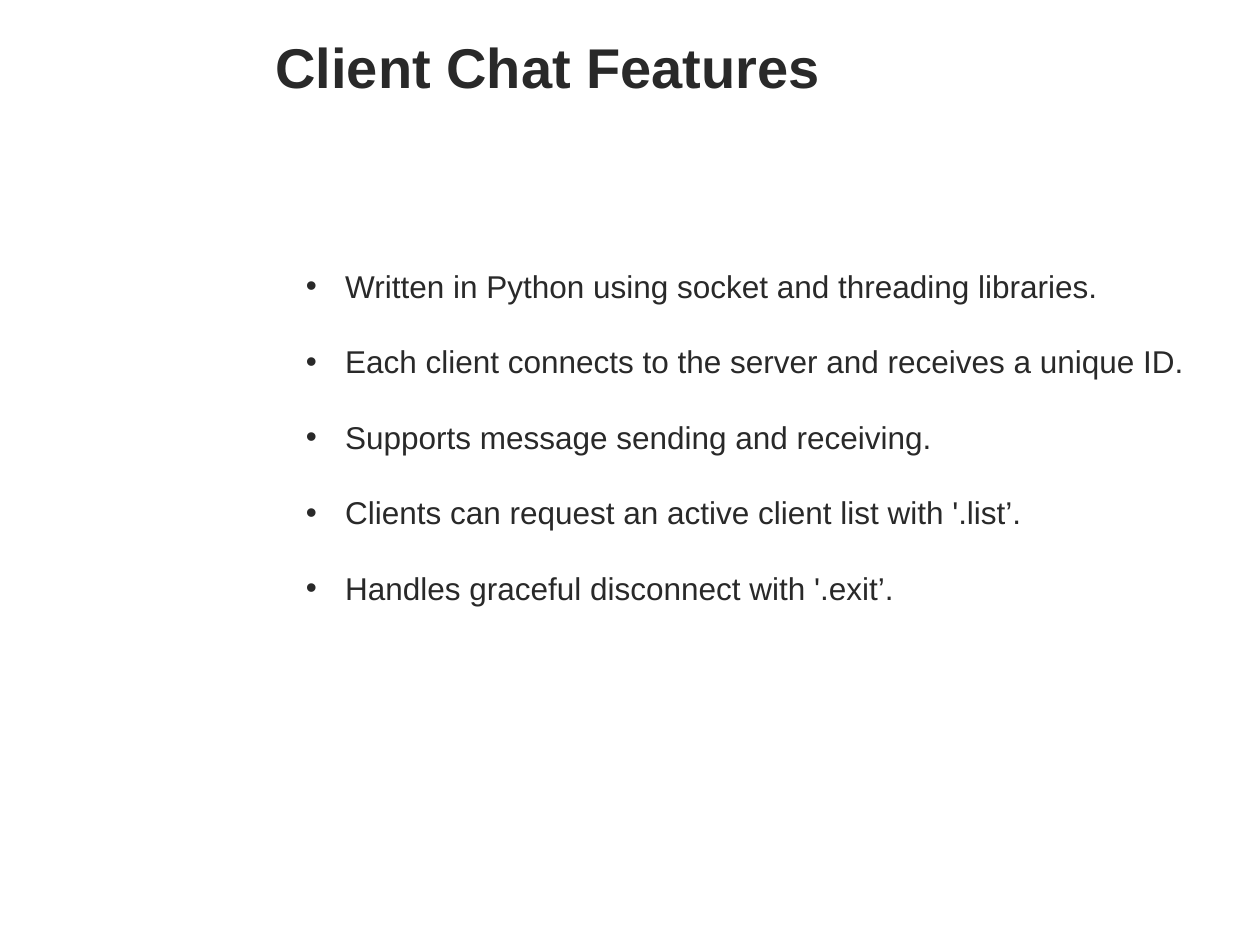
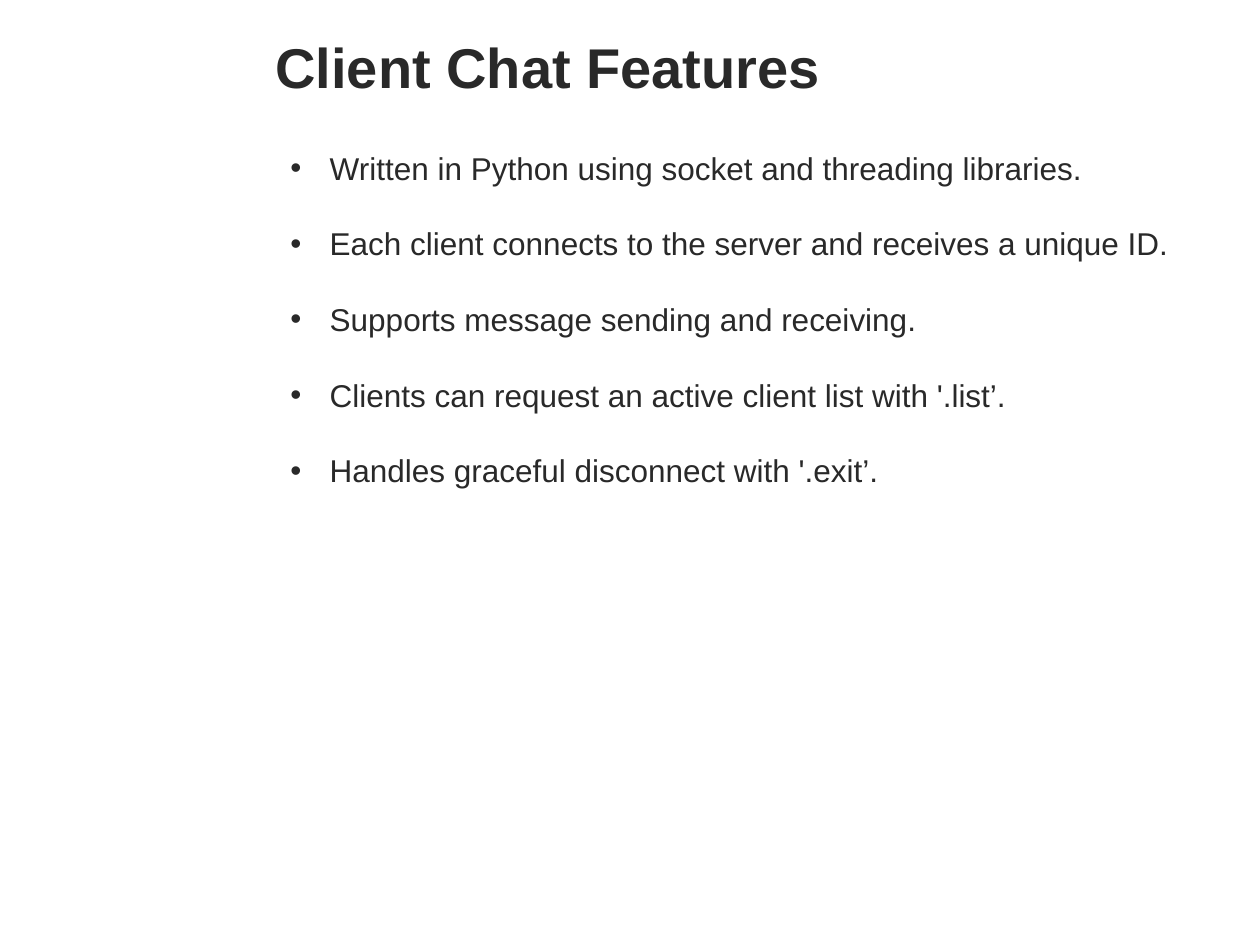
Before and after one commit to BelaBartok39/Pirate-Chat-Project, a slide deck: slide 6 of Pirate_Chat_Presentation.pptx (slide 4 before the commit). Drawn at 1260x945 pixels with LibreOffice and Linux fonts; fonts in the diff are those of the drawing; background and template pictures are left out. Boxes give left, top, right and bottom in pixels: in the first picture for what was removed or moved away, otherwise in the second. Text is boxed around its words. In the diff, an @@ line names an element or a change of style, - is before the commit and + after.

```diff
--- a/Pirate_Chat_Presentation.pptx
+++ b/Pirate_Chat_Presentation.pptx
@@ text "Written in Python using socket ...": place and size @@
-text "Written in Python using socket ..." at box(345, 275, 1183, 606)
+text "Written in Python using socket ..." at box(330, 157, 1168, 488)
```
Also in this commit, not shown: 1 other slide changed, 3 slides added, 4 other files.
